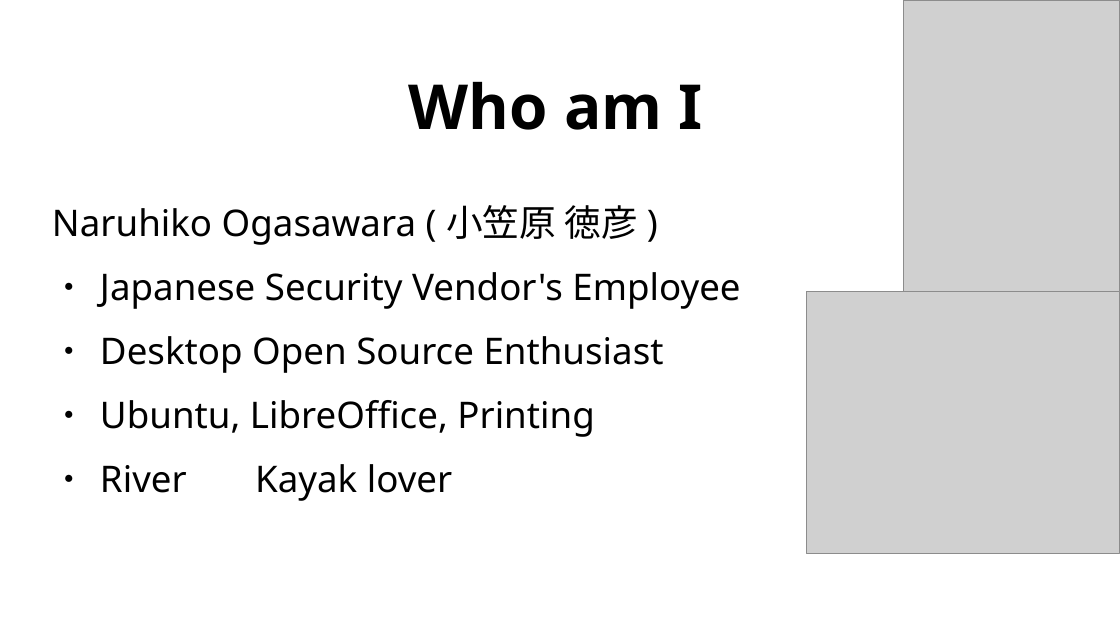
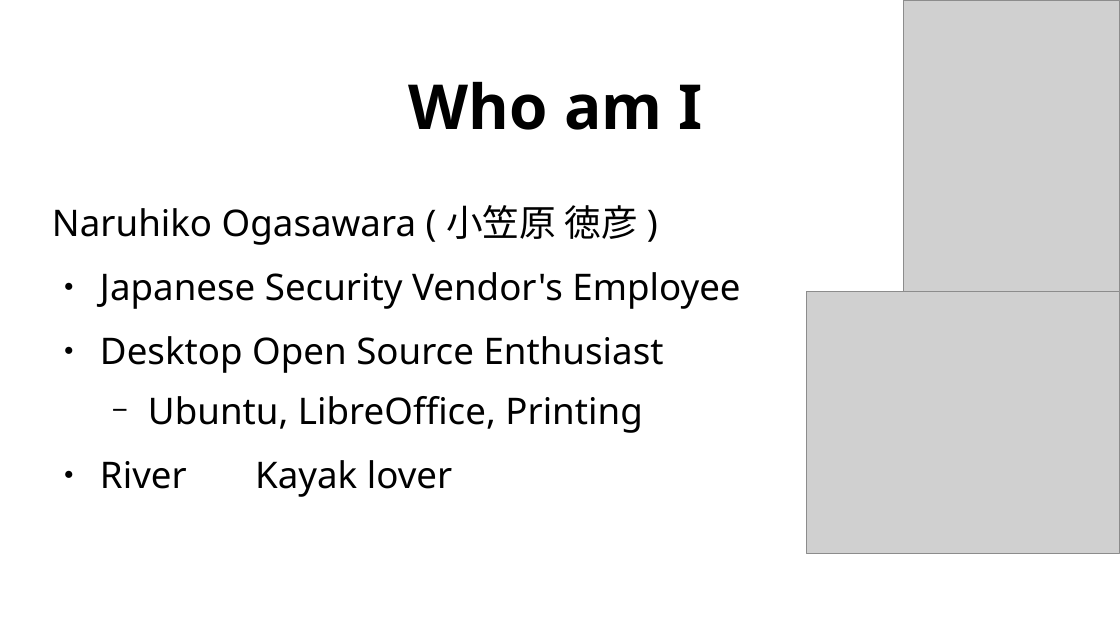
Before and after one commit to naruoga/presentations, a slide deck: slide 2 of COSCUP2024_SupplyChainIssue.odp. Drawn at 1120x630 pixels with LibreOffice and Linux fonts; fonts in the diff are those of the drawing; grey boxes stand for pictures. Boxes give left, top, right and bottom in pixels: in the first picture for what was removed or moved away, otherwise in the second. Text is boxed around its words. In the diff, an @@ line names an element or a change of style, - is before the commit and + after.

```diff
--- a/COSCUP2024_SupplyChainIssue.odp
+++ b/COSCUP2024_SupplyChainIssue.odp
@@ text at box(148, 396, 642, 433): bullet ● to −; list level 1 to 2 in "Ubuntu, LibreOffice, Printing" @@
```
Also in this commit, not shown: 5 other slides changed, 1 slide added, 1 other file.
